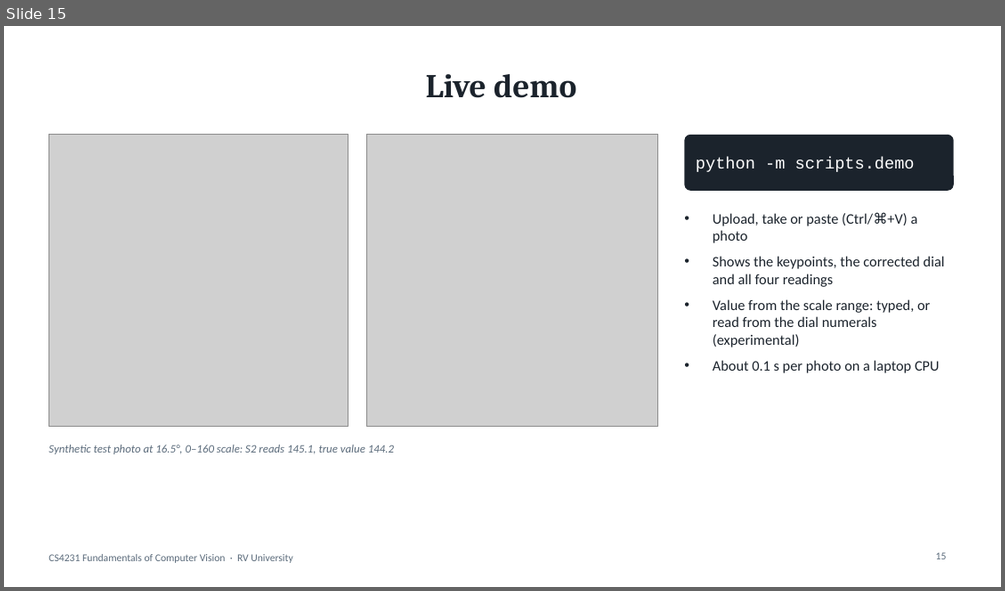
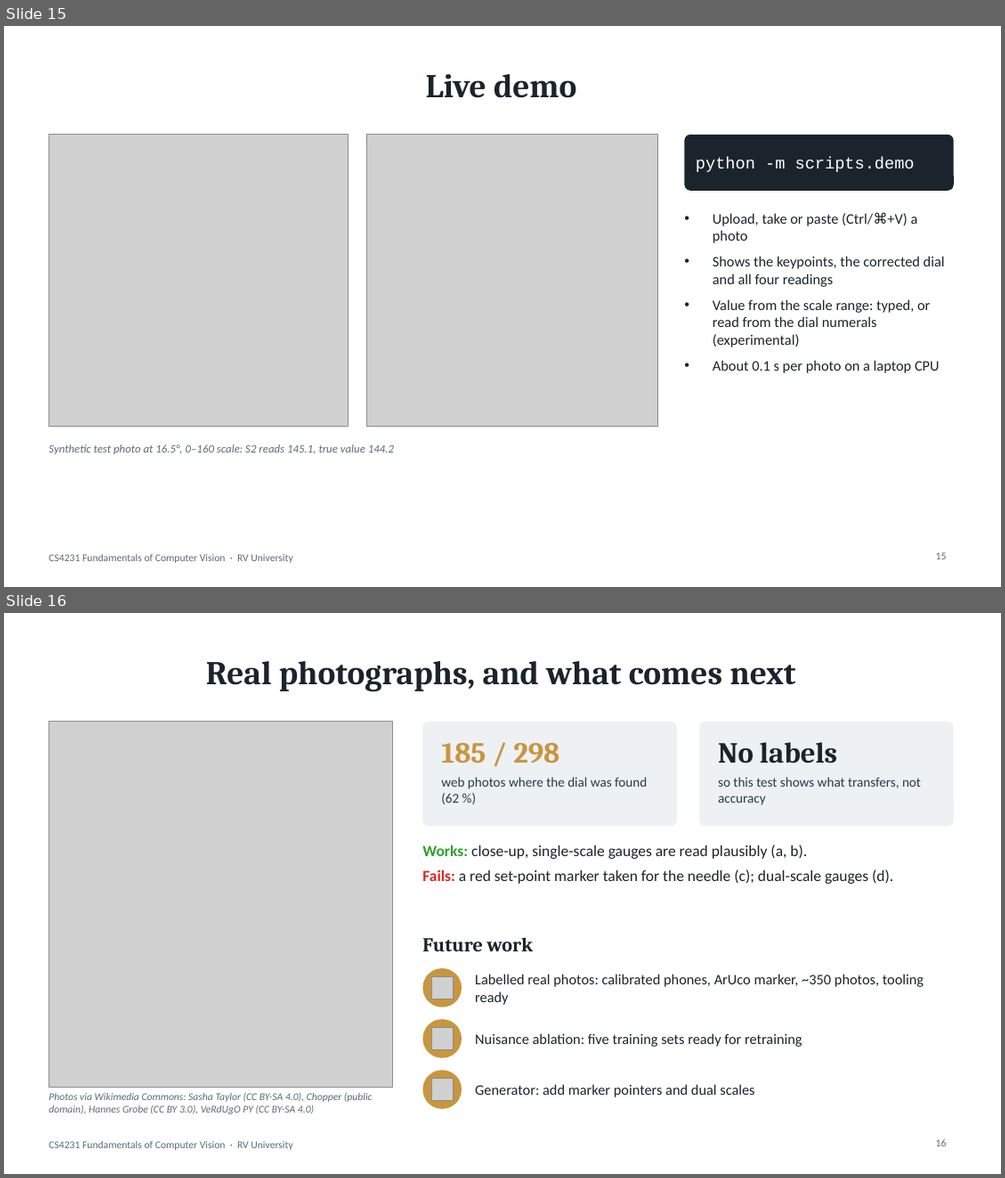
Before and after one commit to SamarthPyati/CV-Dial, a slide deck: presentation/cv-dial-presentation.pptx. Shown one above the other, each under a label of ours: slide 15 before the commit, slides 15 and 16 after it. The pictures are 1005x591 and 1005x1178 pixels, drawn with LibreOffice and Linux fonts; fonts in the diff are those of the drawing; grey boxes stand for pictures. Boxes give left, top, right and bottom in pixels: in the first picture for what was removed or moved away, otherwise in the second. Text is boxed around its words. In the diff, an @@ line names an element or a change of style, - is before the commit and + after.

Commit message:
Deck: real-photo transfer test and future work, matching the paper

```diff
--- a/presentation/cv-dial-presentation.pptx
+++ b/presentation/cv-dial-presentation.pptx
@@ slide 16 added at box(4, 613, 1001, 1174), background #FFFFFF; not listed: 1 template element that a slide beside it also shows @@
@@ title added at box(206, 661, 795, 691), 32 pt, text #1B232C, bold @@
+Real photographs, and what comes next
@@ picture added at box(48, 722, 393, 1087) @@
@@ rounded rectangle added at box(423, 722, 677, 826), fill #EEF1F4 @@
@@ text added at box(441, 743, 559, 763), 28 pt, text #C8963E, bold @@
+185 / 298
@@ rounded rectangle added at box(699, 722, 954, 826), fill #EEF1F4 @@
@@ text added at box(718, 742, 837, 763), 28 pt, text #1B232C, bold @@
+No labels
@@ text added at box(441, 777, 647, 804), 13 pt, text #2B3A4A @@
+web photos where the dial was found (62 %)
@@ text added at box(718, 777, 921, 805), 13 pt, text #2B3A4A @@
+so this test shows what transfers, not accuracy
@@ text added at box(422, 844, 893, 884), 15 pt, text #1B232C @@
+Works: close-up, single-scale gauges are read plausibly (a, b).
+Fails: a red set-point marker taken for the needle (c); dual-scale gauges (d).
@@ text added at box(422, 937, 533, 951), 19 pt, text #1B232C, bold @@
+Future work
@@ ellipse added at box(423, 968, 461, 1007), fill #C8963E @@
@@ picture added at box(431, 976, 453, 998) @@
@@ text added at box(475, 973, 923, 1005), 14 pt, text #1B232C @@
+Labelled real photos: calibrated phones, ArUco marker, ~350 photos, tooling ready
@@ ellipse added at box(423, 1019, 461, 1058), fill #C8963E @@
@@ picture added at box(431, 1027, 453, 1049) @@
@@ text added at box(475, 1033, 802, 1046), 14 pt, text #1B232C @@
+Nuisance ablation: five training sets ready for retraining
@@ text added at box(48, 1092, 372, 1114), 10 pt, text #5B6B7B, italic @@
+Photos via Wikimedia Commons: Sasha Taylor (CC BY-SA 4.0), Chopper (public domain), Hannes Grobe (CC BY 3.0), VeRdUgO PY (CC BY-SA 4.0)
@@ ellipse added at box(423, 1070, 461, 1109), fill #C8963E @@
@@ picture added at box(431, 1078, 453, 1100) @@
@@ text added at box(475, 1084, 754, 1097), 14 pt, text #1B232C @@
+Generator: add marker pointers and dual scales
@@ page number added at box(936, 1139, 947, 1146), 10 pt, text #5B6B7B @@
+16
```
Also in this commit, not shown: 1 slide changed, 1 slide removed.
